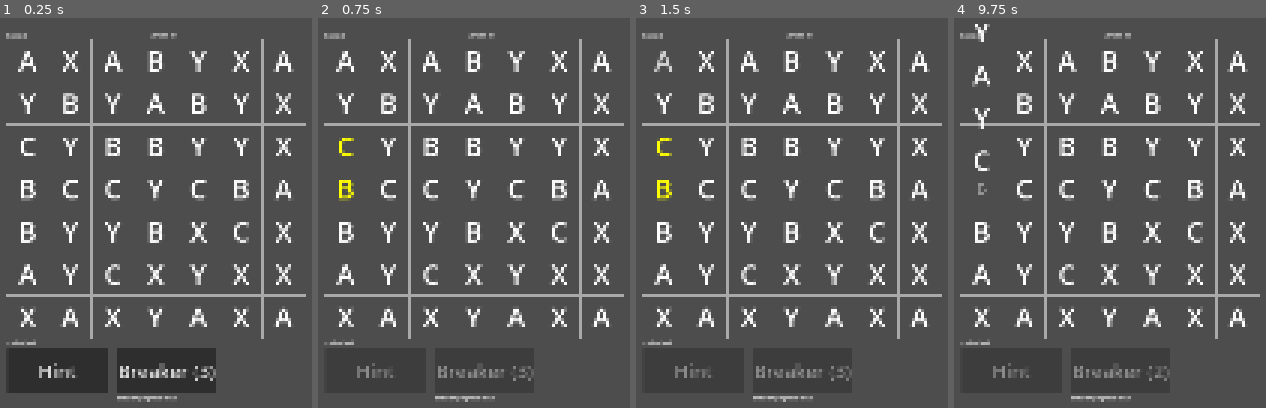
Above: before the commit, frames 1-4 (left to right).
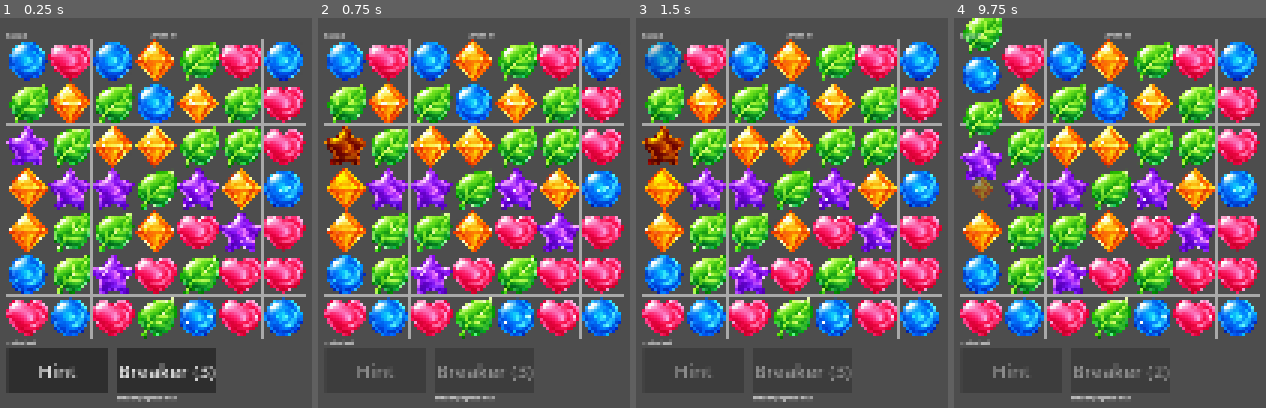
Above: after the commit, the same moments.

Repository: fehudma/godot_projects
Game: Godot game, scene res://Scenes/game.tscn
Same seed, same stepped clock (60 frames per second), same inputs: the game is played once before the commit and once after it.
Inputs (mouse positions are in pixels of both pictures, inside the frame that each line leads up to):
- Up to frame 1 (0.25 s): no input
- Up to frame 2 (0.75 s): click "Hint" at 0.5 s
- Up to frame 3 (1.5 s): tap Enter at 1.25 s; move the mouse to (664, 60) at 1.27 s; click (664, 60) at 1.42 s
- Up to frame 4 (9.75 s): click "Breaker (3)" at 2 s; click "Breaker: ON (3)" at 2.75 s; click "Hint" at 3.5 s; tap Space at 4.25, 9.5 s; move the mouse to (982, 103) at 4.27 s; click (982, 103) at 4.42 s; click "Breaker (3)" at 5 s; click "Breaker: ON (3)" at 5.75 s; click "Hint" at 6.5 s; tap Enter at 7.25 s; move the mouse to (982, 146) at 7.27 s; click (982, 146) at 7.42 s; click "Breaker (3)" at 8 s; click "Breaker: ON (3)" at 8.75 s; move the mouse to (982, 189) at 9.52 s; click (982, 189) at 9.67 s

The runs differ from the first frame. In frame 1, 43% of the frame differs, in the area x 1-99%, y 5-83%; in frame 2, 43%; in frame 3, 43%; in frame 4, 44%, in the area x 1-99%, y 0-83%.

Commit message:
letters to icons part 1

Diff:
--- a/Scenes/piece.gd
+++ b/Scenes/piece.gd
@@ -2,7 +2,23 @@
 
 class_name Piece
 
-@onready var letter_label: Label = $LetterLabel
+#==========================CONSTs
+const BLUE_ORB: Texture2D = preload("res://assets/pieces/blue_orb.png")
+const ORANGE_DIAMOND: Texture2D = preload("res://assets/pieces/orange_diamond.png")
+const PURPLE_STAR: Texture2D = preload("res://assets/pieces/purple_star.png")
+const PINK_HEART: Texture2D = preload("res://assets/pieces/pink_heart.png")
+const GREEN_LEAF: Texture2D = preload("res://assets/pieces/green_leaf.png")
+
+
+const PIECE_BRIGHTNESS := {
+	"A": 1.15, # Blue orb
+	"B": 1.35, # Orange diamond
+	"C": 0.80, # Purple star
+	"X": 1.00, # Pink-red heart
+	"Y": 1.10, # Green leaf
+}
+#==========================ONREADYs
+@onready var piece_sprite: Sprite2D = $PieceSprite
 
 #==========================VARS
 var letter: String = "A"
@@ -50,15 +66,26 @@
 
 func set_letter(new_letter: String) -> void:
 	letter = new_letter
-	letter_label.text = letter
+
+	match letter:
+		"A":
+			piece_sprite.texture = BLUE_ORB
+		"B":
+			piece_sprite.texture = ORANGE_DIAMOND
+		"C":
+			piece_sprite.texture = PURPLE_STAR
+		"X":
+			piece_sprite.texture = PINK_HEART
+		"Y":
+			piece_sprite.texture = GREEN_LEAF
 
 func set_selected(selected: bool) -> void:
 	is_selected = selected
 
 	if is_selected:
-		letter_label.modulate = Color.YELLOW
+		piece_sprite.modulate = Color.YELLOW
 	else:
-		letter_label.modulate = Color.WHITE
+		piece_sprite.modulate = Color.WHITE
 
 
 func _on_area_2d_mouse_entered() -> void:
@@ -66,11 +93,11 @@
 		return
 
 	if breaker_targetable:
-		letter_label.modulate = Color.ORANGE
+		piece_sprite.modulate = Color.ORANGE
 	else:
-		letter_label.modulate = Color.LIGHT_GRAY
+		piece_sprite.modulate = Color.LIGHT_GRAY
 
 
 func _on_area_2d_mouse_exited() -> void:
 	if not is_selected:
-		letter_label.modulate = Color.WHITE
+		piece_sprite.modulate = Color.WHITE
--- a/Scenes/piece.tscn
+++ b/Scenes/piece.tscn
@@ -8,19 +8,12 @@
 [node name="Piece" type="Node2D" unique_id=1511509596]
 script = ExtResource("1_jf0mb")
 
-[node name="LetterLabel" type="Label" parent="." unique_id=1078730243]
-offset_left = -64.0
-offset_top = -64.0
-offset_right = 64.0
-offset_bottom = 64.0
-theme_override_font_sizes/font_size = 80
-text = "C"
-horizontal_alignment = 1
-vertical_alignment = 1
+[node name="PieceSprite" type="Sprite2D" parent="." unique_id=1518535151]
+scale = Vector2(0.125, 0.125)
 
-[node name="Area2D" type="Area2D" parent="." unique_id=512424209]
+[node name="Area2D" type="Area2D" parent="." unique_id=857264700]
 
-[node name="CollisionShape2D" type="CollisionShape2D" parent="Area2D" unique_id=39840954]
+[node name="CollisionShape2D" type="CollisionShape2D" parent="Area2D" unique_id=1583688050]
 shape = SubResource("RectangleShape2D_jf0mb")
 
 [connection signal="mouse_entered" from="Area2D" to="." method="_on_area_2d_mouse_entered"]
Binary file added: assets/pieces/blue_orb.png
Not shown, added: assets/pieces/blue_orb.png.import
Binary file added: assets/pieces/green_leaf.png
Not shown, added: assets/pieces/green_leaf.png.import
Binary file added: assets/pieces/orange_diamond.png
Not shown, added: assets/pieces/orange_diamond.png.import
Binary file added: assets/pieces/pink_heart.png
Not shown, added: assets/pieces/pink_heart.png.import
Binary file added: assets/pieces/purple_star.png
Not shown, added: assets/pieces/purple_star.png.import
